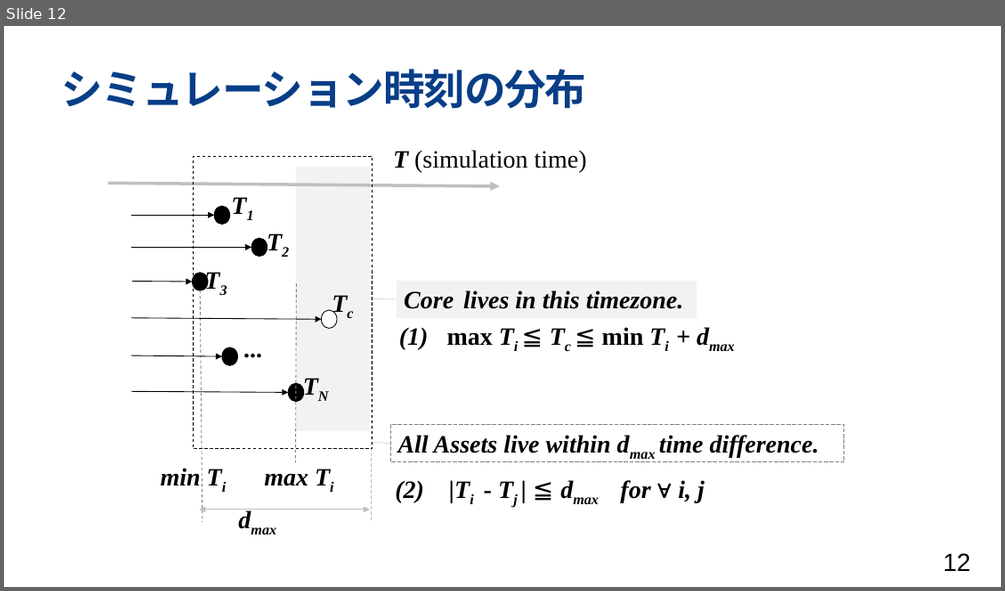
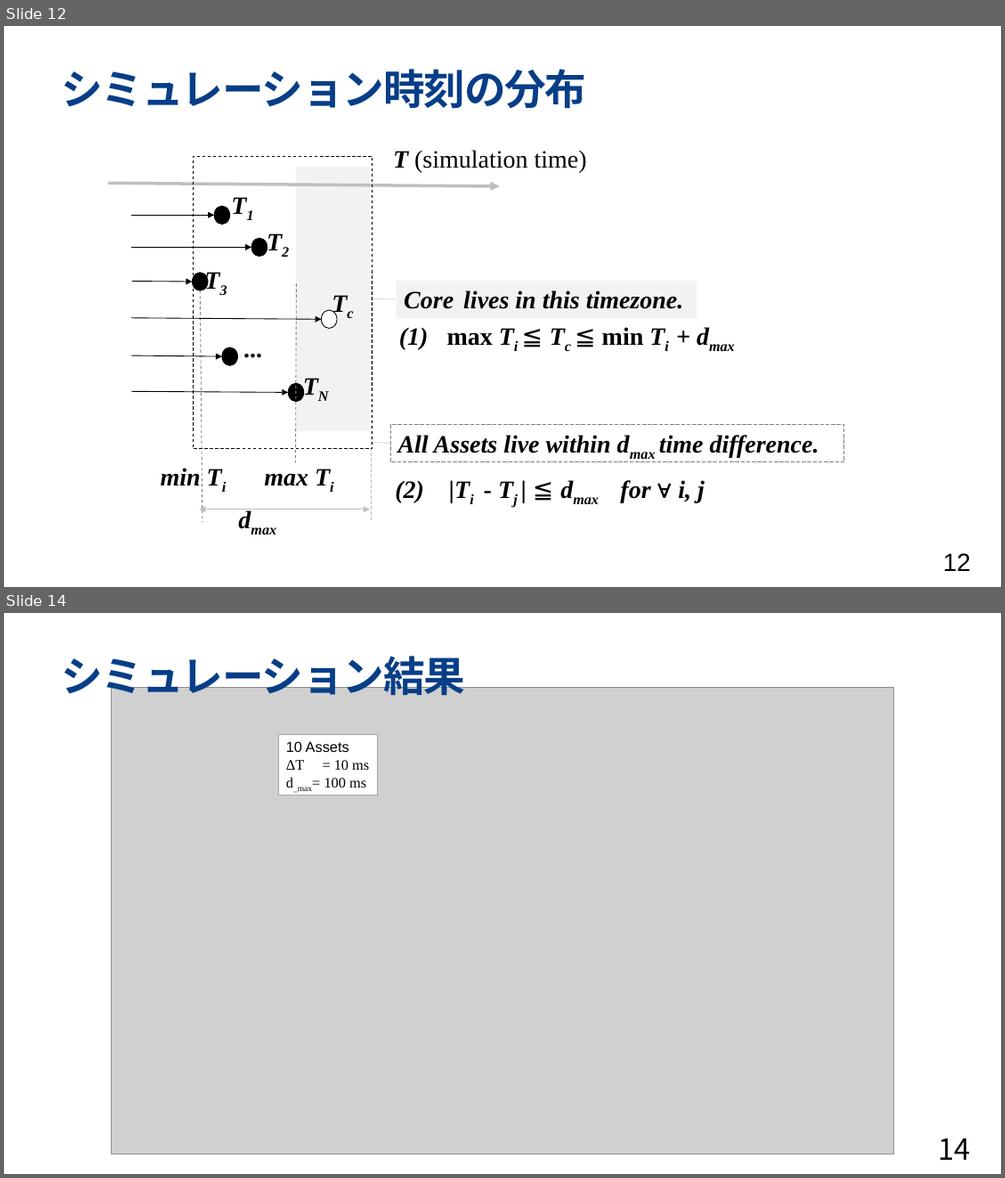
Before and after one commit to toppers/hakoniwa-core-cpp-client, a slide deck: math/Hakoniwa-time.pptx. Shown one above the other, each under a label of ours: slide 12 before the commit, slides 12 and 14 after it; the slides between them are not shown. The pictures are 1005x591 and 1005x1178 pixels, drawn with LibreOffice and Linux fonts; fonts in the diff are those of the drawing; grey boxes stand for pictures; background and template pictures are left out. Boxes give left, top, right and bottom in pixels: in the first picture for what was removed or moved away, otherwise in the second. Text is boxed around its words. In the diff, an @@ line names an element or a change of style, - is before the commit and + after.

Commit message:
Mori modified the last part of result.
森さんのシミュレーション修正を入れました。

```diff
--- a/math/Hakoniwa-time.pptx
+++ b/math/Hakoniwa-time.pptx
@@ slide 14 added at (x1=4, y1=613, x2=1001, y2=1174), background #FFFFFF @@
@@ title added at (x1=61, y1=656, x2=465, y2=702), 40 pt, text #073E87, bold @@
+シミュレーション結果
@@ picture added at (x1=111, y1=687, x2=894, y2=1153) @@
@@ rectangle added at (x1=278, y1=734, x2=377, y2=795), fill #FFFFFF, outline #A6A6A6 0.75 pt, 14 pt, text #000000 @@
+10 Assets
+ΔT = 10 ms
+d_max= 100 ms
@@ page number added at (x1=938, y1=1138, x2=971, y2=1159), 28 pt, text #000000 @@
+14
```
Also in this commit, not shown: 3 slides changed.
